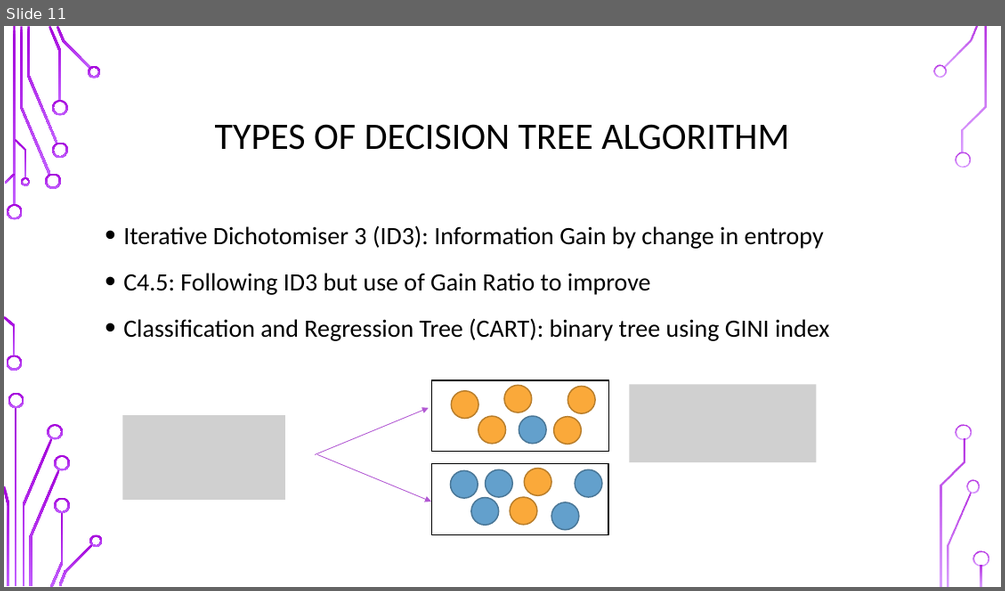
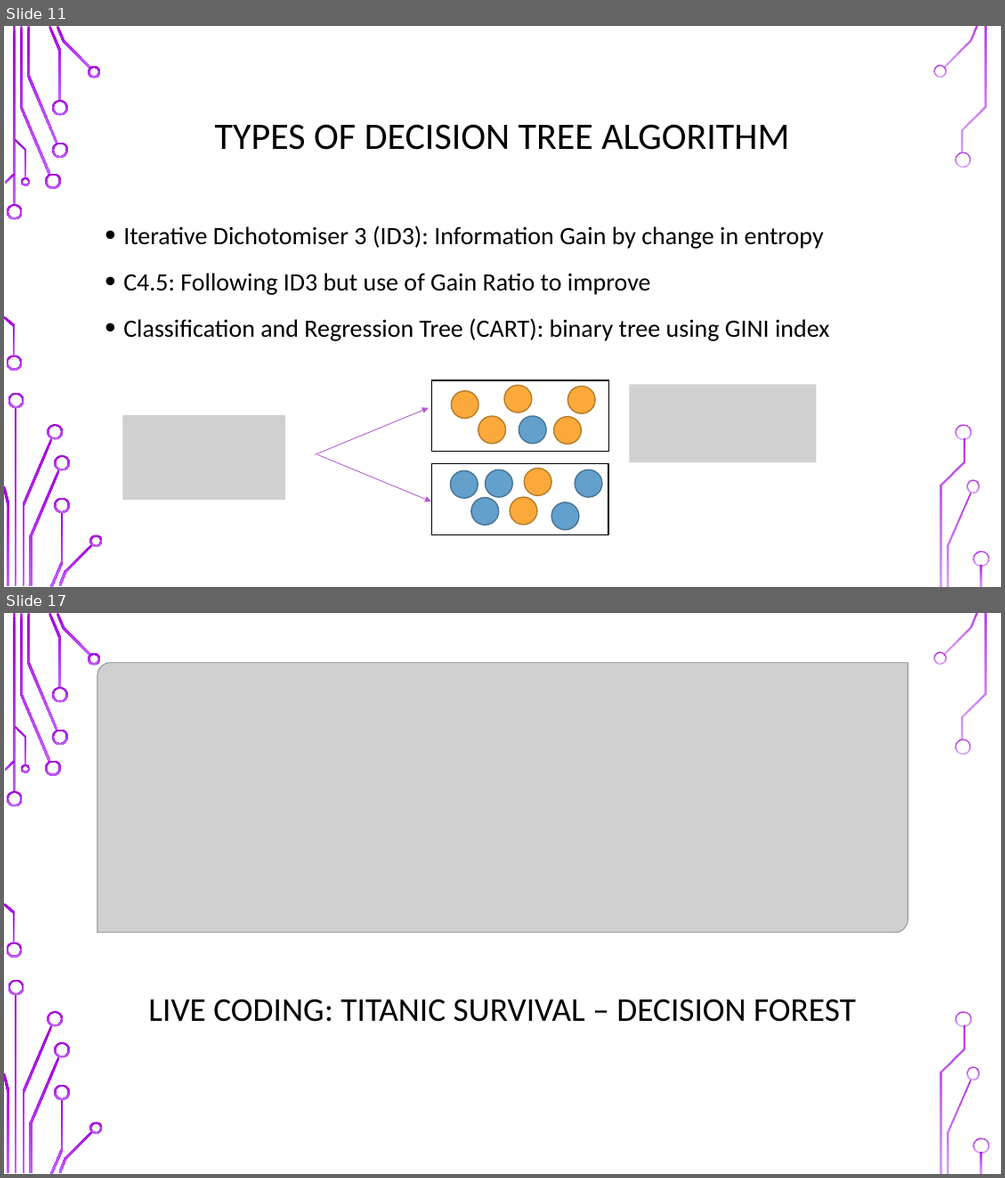
Before and after one commit to UOMDSS/workshops-2021-2022, a slide deck: semester-2-2021-2022/week-6-decision-tree/Decision_Tree.pptx. Shown one above the other, each under a label of ours: slide 11 before the commit, slides 11 and 17 after it; the slides between them are not shown. The pictures are 1005x591 and 1005x1178 pixels, drawn with LibreOffice and Linux fonts; fonts in the diff are those of the drawing; grey boxes stand for pictures; background and template pictures are left out. Boxes give left, top, right and bottom in pixels: in the first picture for what was removed or moved away, otherwise in the second. Text is boxed around its words. In the diff, an @@ line names an element or a change of style, - is before the commit and + after.

Commit message:
Added random forest part of ppt

```diff
--- a/semester-2-2021-2022/week-6-decision-tree/Decision_Tree.pptx
+++ b/semester-2-2021-2022/week-6-decision-tree/Decision_Tree.pptx
@@ slide 17 added at [4, 613, 1001, 1174], background picture (left out); not listed: 36 template elements that a slide beside it also shows @@
@@ picture added at [97, 662, 908, 933] @@
@@ title added at [148, 998, 856, 1022], 32 pt, text #000000 @@
+LIVE CODING: TITANIC SURVIVAL – DECISION FOREST
```
Also in this commit, not shown: 2 slides changed, 4 other slides added.
